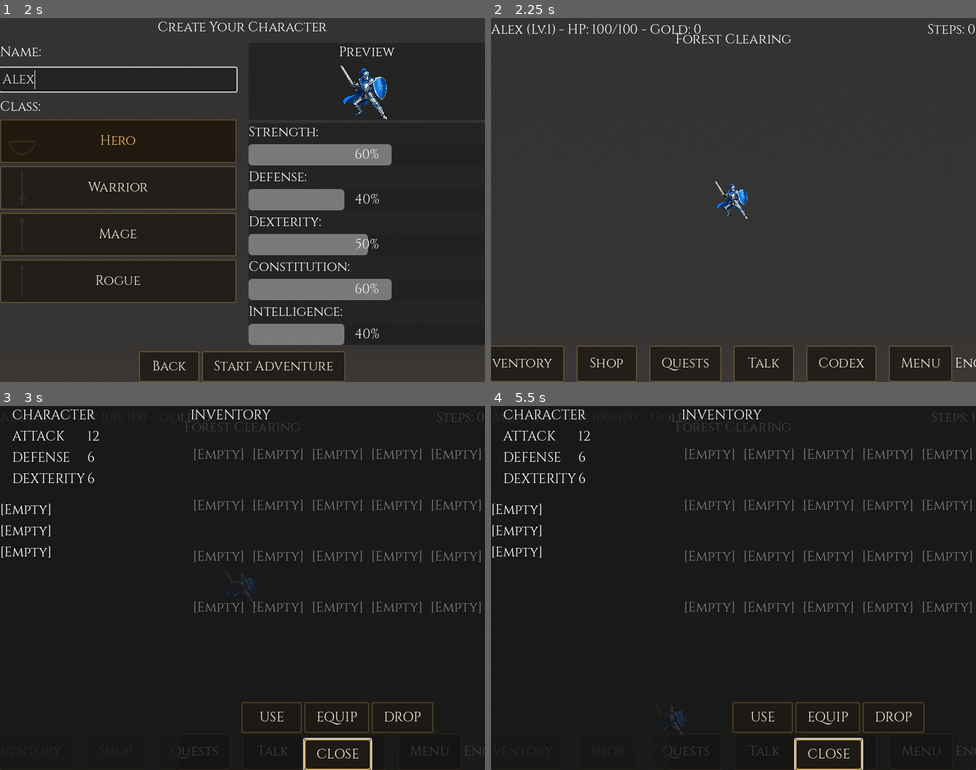
Above: before the commit, frames 1-4 (two rows, left to right).
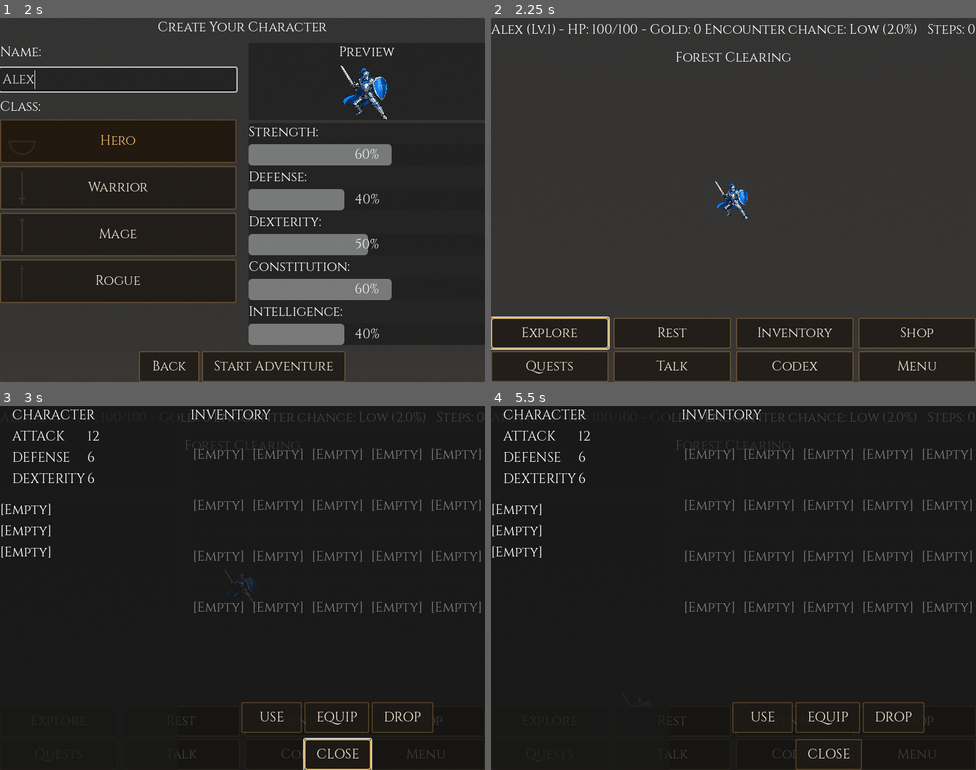
Above: after the commit, the same moments.

Repository: matt-taylor-git/godot-rpg-refactor
Game: Godot game, scene res://scenes/main.tscn
Two runs of this game, one before a commit and one after it. Both use one fixed random seed, a clock stepped at 60 frames per second and the inputs below.
Inputs (mouse positions are in pixels of both pictures, inside the frame that each line leads up to):
- Up to frame 1 (2 s): tap Enter at 0.5 s; move the mouse to (349, 181) at 0.52 s; hold Shift 0.53-1.25 s; click (349, 181) at 0.67 s; tap Space at 0.77 s; click (116, 79) at 1.27 s; type "Alex" at 1.35 s
- Up to frame 2 (2.25 s): click "Start Adventure" at 2 s
- Up to frame 3 (3 s): click "Inventory" at 2.75 s
- Up to frame 4 (5.5 s): click (549, 722) at 3.5 s, where only the run after the commit has a clickable "Explore"; click "Shop" at 4.25 s; click (670, 722) at 5 s, where only the run after the commit has a clickable "Rest"

Frame 1 is identical in both runs. In frame 2, 12% of the frame differs, in the area x 0-100%, y 1-100%; in frame 3, 0.5%; in frame 4, 0.9%.

Commit message:
Fix exploration scene horizontal overflow and area label overlap
Use GridContainer (4 columns) for action buttons instead of HBoxContainer
to arrange 8 buttons in a 2x4 grid that fits the 800x600 viewport. Move
encounter chance label to the top bar and push area label below the header.

Co-Authored-By: Claude Opus 4.6 <noreply@anthropic.com>

Diff:
--- a/scenes/ui/exploration_scene.tscn
+++ b/scenes/ui/exploration_scene.tscn
@@ -61,9 +61,9 @@
 anchor_left = 0.5
 anchor_right = 0.5
 offset_left = -100.0
-offset_top = 20.0
+offset_top = 50.0
 offset_right = 100.0
-offset_bottom = 50.0
+offset_bottom = 80.0
 grow_horizontal = 2
 text = "Forest Clearing"
 horizontal_alignment = 1
@@ -87,6 +87,12 @@
 layout_mode = 2
 text = "Hero (Lv.1) - HP: 100/100 - Gold: 0"
 
+[node name="EncounterChanceLabel" type="Label" parent="UI/TopBar"]
+layout_mode = 2
+size_flags_horizontal = 3
+horizontal_alignment = 1
+text = "Encounter chance: Low"
+
 [node name="StepsLabel" type="Label" parent="UI/TopBar"]
 layout_mode = 2
 size_flags_horizontal = 10
@@ -98,50 +104,56 @@
 anchor_top = 1.0
 anchor_right = 1.0
 anchor_bottom = 1.0
-offset_top = -60.0
+offset_top = -100.0
 grow_horizontal = 2
 
-[node name="ActionButtons" type="HBoxContainer" parent="UI/BottomBar"]
+[node name="ActionButtons" type="GridContainer" parent="UI/BottomBar"]
 layout_mode = 2
 size_flags_horizontal = 3
-theme_override_constants/separation = 20
+size_flags_vertical = 3
+columns = 4
+theme_override_constants/h_separation = 8
+theme_override_constants/v_separation = 4
 
 [node name="ExploreButton" parent="UI/BottomBar/ActionButtons" instance=ExtResource("3")]
 layout_mode = 2
+size_flags_horizontal = 3
 text = "Explore"
 
 [node name="RestButton" parent="UI/BottomBar/ActionButtons" instance=ExtResource("3")]
 layout_mode = 2
+size_flags_horizontal = 3
 text = "Rest"
 
 [node name="InventoryButton" parent="UI/BottomBar/ActionButtons" instance=ExtResource("3")]
 layout_mode = 2
+size_flags_horizontal = 3
 text = "Inventory"
 
 [node name="ShopButton" parent="UI/BottomBar/ActionButtons" instance=ExtResource("3")]
 layout_mode = 2
+size_flags_horizontal = 3
 text = "Shop"
 
 [node name="QuestLogButton" parent="UI/BottomBar/ActionButtons" instance=ExtResource("3")]
 layout_mode = 2
+size_flags_horizontal = 3
 text = "Quests"
 
 [node name="TalkButton" parent="UI/BottomBar/ActionButtons" instance=ExtResource("3")]
 layout_mode = 2
+size_flags_horizontal = 3
 text = "Talk"
 
 [node name="CodexButton" parent="UI/BottomBar/ActionButtons" instance=ExtResource("3")]
 layout_mode = 2
+size_flags_horizontal = 3
 text = "Codex"
 
 [node name="MenuButton" parent="UI/BottomBar/ActionButtons" instance=ExtResource("3")]
 layout_mode = 2
+size_flags_horizontal = 3
 text = "Menu"
-
-[node name="EncounterChanceLabel" type="Label" parent="UI/BottomBar"]
-layout_mode = 2
-size_flags_horizontal = 10
-text = "Encounter chance: Low"
 
 [connection signal="pressed" from="UI/BottomBar/ActionButtons/ExploreButton" to="." method="_on_explore_pressed"]
 [connection signal="pressed" from="UI/BottomBar/ActionButtons/RestButton" to="." method="_on_rest_pressed"]
--- a/scripts/ui/ExplorationScene.gd
+++ b/scripts/ui/ExplorationScene.gd
@@ -19,7 +19,7 @@
 @onready var area_label = $Background/WorldArea/AreaLabel
 @onready var player_stats_label = $UI/TopBar/PlayerStats
 @onready var steps_label = $UI/TopBar/StepsLabel
-@onready var encounter_chance_label = $UI/BottomBar/EncounterChanceLabel
+@onready var encounter_chance_label = $UI/TopBar/EncounterChanceLabel
 @onready var explore_button = $UI/BottomBar/ActionButtons/ExploreButton
 @onready var rest_button = $UI/BottomBar/ActionButtons/RestButton
 @onready var inventory_button = $UI/BottomBar/ActionButtons/InventoryButton
@@ -121,15 +121,27 @@
 	_take_step()
 
 func _setup_focus_navigation():
-	# Horizontal chain with wrapping for all 8 action buttons
-	var buttons = [
-		explore_button, rest_button, inventory_button, shop_button,
-		quest_log_button, talk_button, codex_button, menu_button]
-	for i in range(buttons.size()):
-		var prev_idx = (i - 1 + buttons.size()) % buttons.size()
-		var next_idx = (i + 1) % buttons.size()
-		buttons[i].set("focus_neighbor_left", buttons[prev_idx].get_path())
-		buttons[i].set("focus_neighbor_right", buttons[next_idx].get_path())
+	# 4x2 grid layout:
+	# Row 1: Explore | Rest      | Inventory | Shop
+	# Row 2: Quests  | Talk      | Codex     | Menu
+	var row1 = [explore_button, rest_button, inventory_button, shop_button]
+	var row2 = [quest_log_button, talk_button, codex_button, menu_button]
+
+	# Horizontal navigation with wrapping within each row
+	for row in [row1, row2]:
+		for i in range(row.size()):
+			var left_idx = (i - 1 + row.size()) % row.size()
+			var right_idx = (i + 1) % row.size()
+			row[i].set("focus_neighbor_left", row[left_idx].get_path())
+			row[i].set("focus_neighbor_right", row[right_idx].get_path())
+
+	# Vertical navigation between rows with wrapping
+	for i in range(4):
+		row1[i].set("focus_neighbor_bottom", row2[i].get_path())
+		row1[i].set("focus_neighbor_top", row2[i].get_path())
+		row2[i].set("focus_neighbor_top", row1[i].get_path())
+		row2[i].set("focus_neighbor_bottom", row1[i].get_path())
+
 	explore_button.grab_focus()
 
 func _on_explore_pressed():
